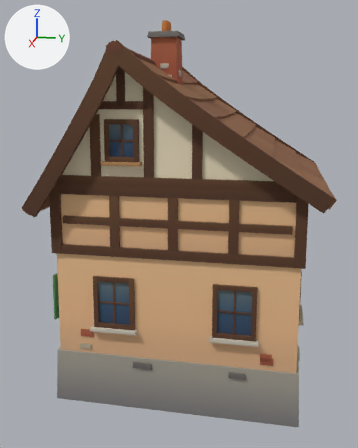
Before and after pictures for a commit that changed the glTF model exports/glb/houses/house_10_saltbox.glb.
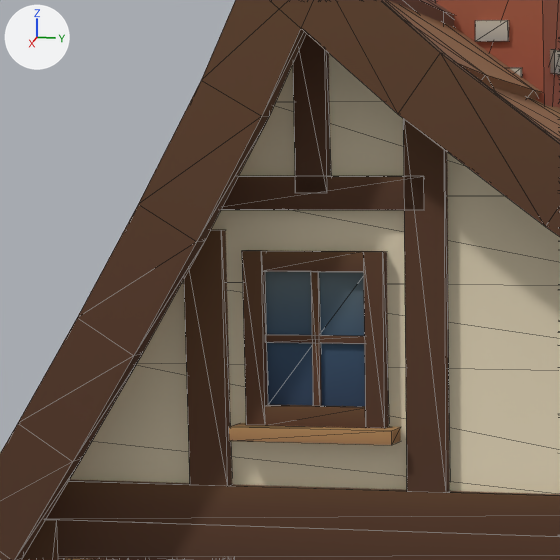
Old and new are each drawn whole from a 50 mm lens placed at (53.0, 8.9, 25.0), pointed at (0.9, -1.5, 11.9) and again close up on the part from 13% to 51% of the width and 13% to 43% of the height. The lights are fixed; the arrows at upper left show +X, +Y and +Z. The first two pictures are the older version. The close-ups show mesh edges as thin lines. Vertices at exactly the same position are counted once.

Before the edit, the objects in view are built like this:
```python
me_house_10_saltbox = bpy.data.meshes.new('house_10_saltbox')
me_house_10_saltbox.from_pydata(...)  # 2186 vertices, 3218 faces; spans x -13.0..13.0, y -14.2..13.6, z -4.0..33.0
me_house_10_saltbox.materials.append(mat_villagepalette)  # picture img_village_palette
# before: 1884 (11.3, -4.2, 24.7) at pixel (327, 193), 1887 (11.3, -4.9, 24.7) at pixel (295, 193), 1888 (11.0, -4.2, 24.7), 1891 (11.0, -4.9, 24.7)
ob_house_10_saltbox = bpy.data.objects.new('house_10_saltbox', me_house_10_saltbox)
ob_house_10_saltbox.location = (0.0, 0.0, 0.0)
```
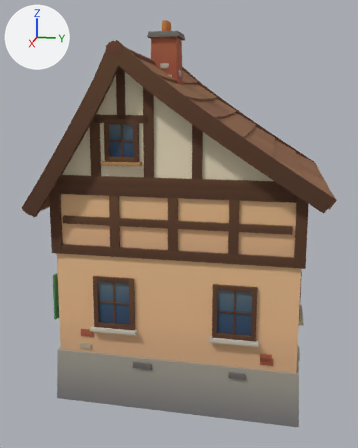
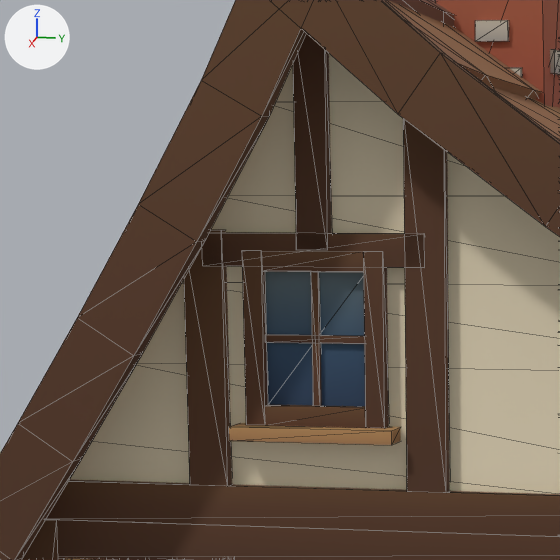
Location of each change, [x1, y1, x2, y2] in pixels of the close-ups (560 x 560 px; the box of a moved part takes in the faces that stretch with it):
part 1 of me_house_10_saltbox, moved or reshaped
    before: [221, 176, 424, 210]
    after: [202, 233, 425, 268]
part 2 of me_house_10_saltbox, moved or reshaped
    before: [293, 33, 331, 193]
    after: [293, 33, 332, 250]

Patch to the scene script:
```diff
--- a/exports/glb/houses/house_10_saltbox.glb.py
+++ b/exports/glb/houses/house_10_saltbox.glb.py
@@ me_house_10_saltbox @@
 me_house_10_saltbox.from_pydata(...)  # 2186 vertices, 3218 faces; spans x -13.0..13.0, y -14.2..13.6, z -4.0..33.0
 # used by ob_house_10_saltbox; location = (0.0, 0.0, 0.0)
+# me_house_10_saltbox part 1: the loose piece of 8 vertices spanning x 11.0..11.3, y -6.9..-2.1, z 24.4..25.0 is moved by (0.0, 0.0, -1.2)
+# me_house_10_saltbox part 2
+for i in [1884, 1887, 1888, 1891]: me_house_10_saltbox.vertices[i].co += Vector((0.0, 0.0, -1.2))
 me_house_10_saltbox.materials.append(mat_villagepalette)
```
